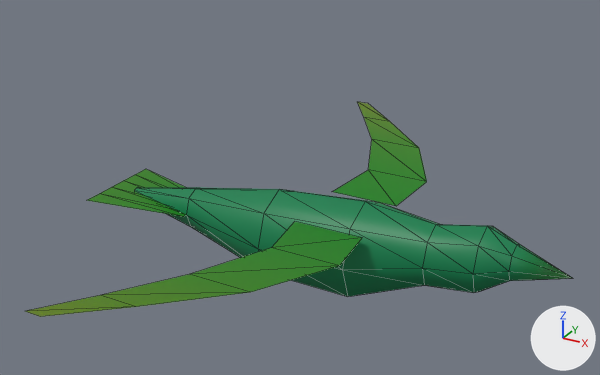
Two versions of the glTF model server/assets/geometry/scatter/bird_b.glb, one commit apart.
Before and after are seen from a camera (50 mm lens) standing at (0.902, -1.676, 0.966) and looking at (-0.023, 0.006, 0.125). The axes (+X, +Y, +Z) are drawn at lower right. The lights are the same throughout. The first picture is the older version. Mesh edges are drawn as thin lines.

Objects in the first picture: 'bird_b'.
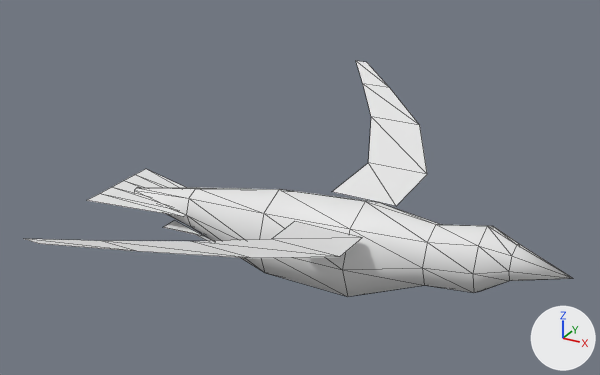
The change, as a list of edits to the scene's bpy script:
```text
Add mat_bird_mat:
    mat_bird_mat = bpy.data.materials.new('bird_mat')
    # nodes: BsdfPrincipled, Mix, OutputMaterial, VertexColor
    # colours: white #e7e7e7, mixed with the vertex colours
Change me_bird_b:
    used by ob_bird_b; location = (0.0, 0.0, 0.0)
    remove me_bird_b.from_pydata(...)  # 89 vertices, 130 faces; spans x -0.62..0.66, y -0.74..0.74, z -0.13..0.135
    add me_bird_b.from_pydata(...)  # 101 vertices, 138 faces; spans x -0.62..0.66, y -0.718..0.718, z -0.13..0.26
    me_bird_b part 1
    4 vertices in x 0.05..0.22, y -0.26..0.26, z 0.095 move by (0.0, 0.0, 0.021)
    12 vertices move from x -0.21..0.12, y -0.74..0.74, z 0.105..0.115 to x -0.21..0.12, y -0.718..0.718, z 0.177..0.26
    12 vertices are added at x -0.4..-0.04, y -0.08..0.08, z -0.1..-0.04
    8 new faces join them
    me_bird_b part 2: 130 kept faces spanning x -0.62..0.66, y -0.718..0.718, z -0.13..0.26 get new vertex colours; the middle colour goes from green #00804d to white #ffffff
    me_bird_b part 3: 130 faces spanning x -0.62..0.66, y -0.718..0.718, z -0.13..0.26 switch from mat_defaultmaterial to mat_bird_mat
```

Pixel boxes (x1, y1, x2, y2) of what changed, in the pictures (600 x 375 px; the box of a moved part takes in the faces that stretch with it):
'bird_b', reshaped (10% taller)
    before: (26, 102, 572, 317)
    after: (26, 61, 572, 297)
part 1 of me_bird_b, moved or reshaped
    before: (26, 102, 427, 317)
    after: (26, 61, 427, 258)
part 2 of me_bird_b, recoloured (green to white)
    before: (26, 102, 572, 317)
    after: (26, 61, 572, 297)
part 3 of me_bird_b, recoloured (green to white)
    before: (26, 102, 572, 317)
    after: (26, 61, 572, 297)
